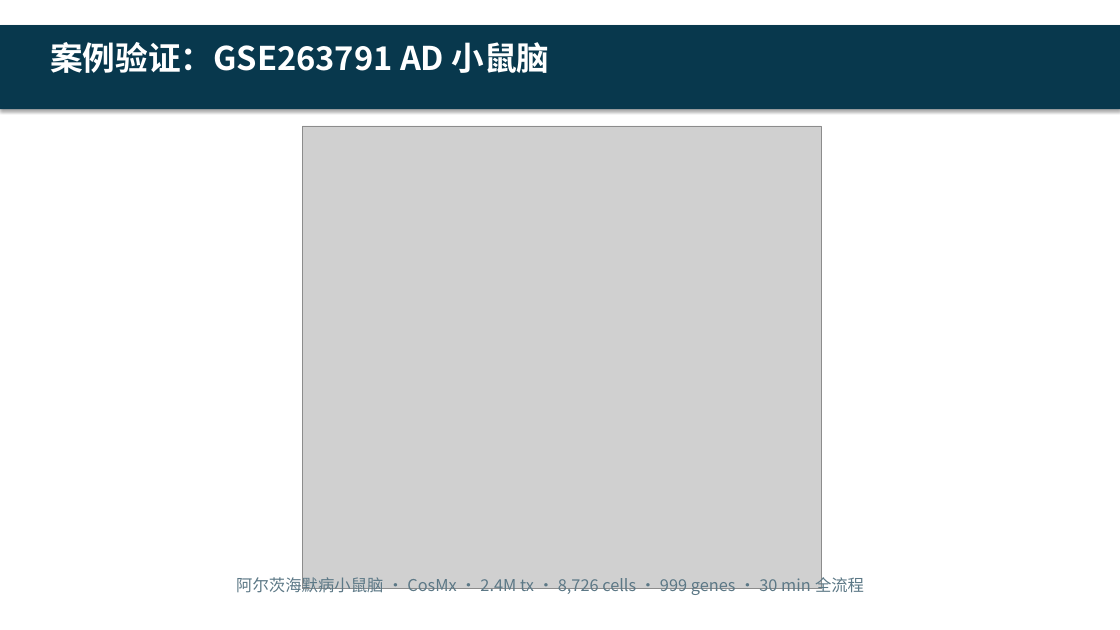
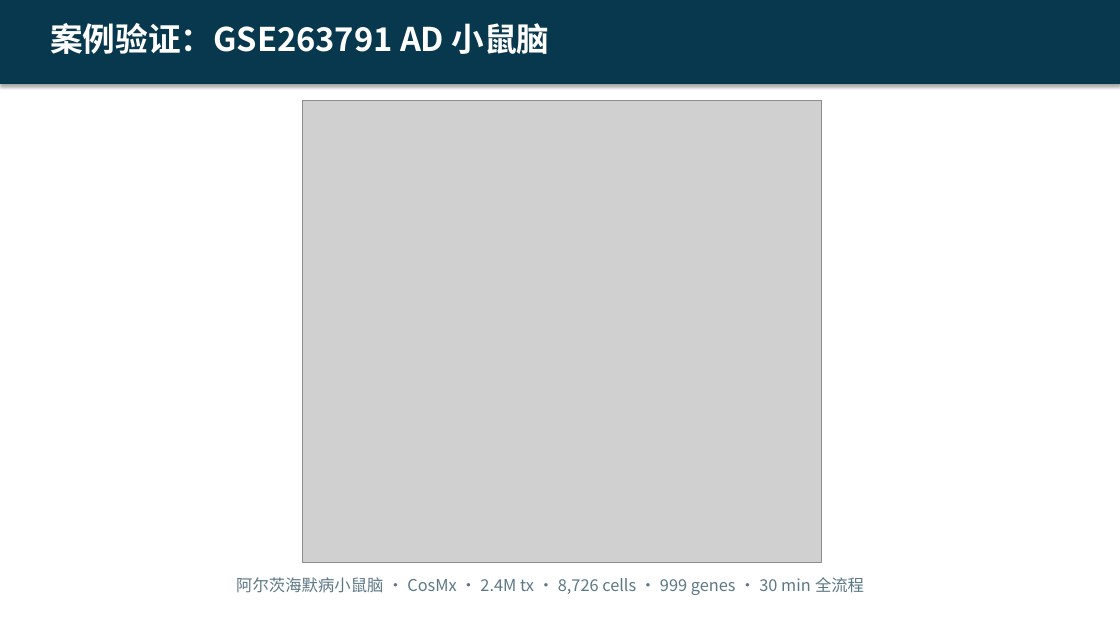
Before and after one commit to zf-li23/SubCellSpace, a slide deck: slide 9 of report/SubCellSpace_Presentation.pptx. Drawn at 1120x630 pixels with LibreOffice and Linux fonts; fonts in the diff are those of the drawing; grey boxes stand for pictures. Boxes give left, top, right and bottom in pixels: in the first picture for what was removed or moved away, otherwise in the second. Text is boxed around its words. In the diff, an @@ line names an element or a change of style, - is before the commit and + after.

```diff
--- a/report/SubCellSpace_Presentation.pptx
+++ b/report/SubCellSpace_Presentation.pptx
@@ rectangle moved from (x1=0, y1=25, x2=1120, y2=109) to (x1=0, y1=0, x2=1120, y2=84) @@
@@ text "案例验证：GSE263791 AD 小鼠脑" moved from (x1=50, y1=42, x2=550, y2=73) to (x1=50, y1=23, x2=550, y2=54) @@
@@ picture moved from (x1=302, y1=126, x2=822, y2=588) to (x1=302, y1=101, x2=822, y2=563) @@
```
Also in this commit, not shown: 10 other slides changed, 1 other file.
